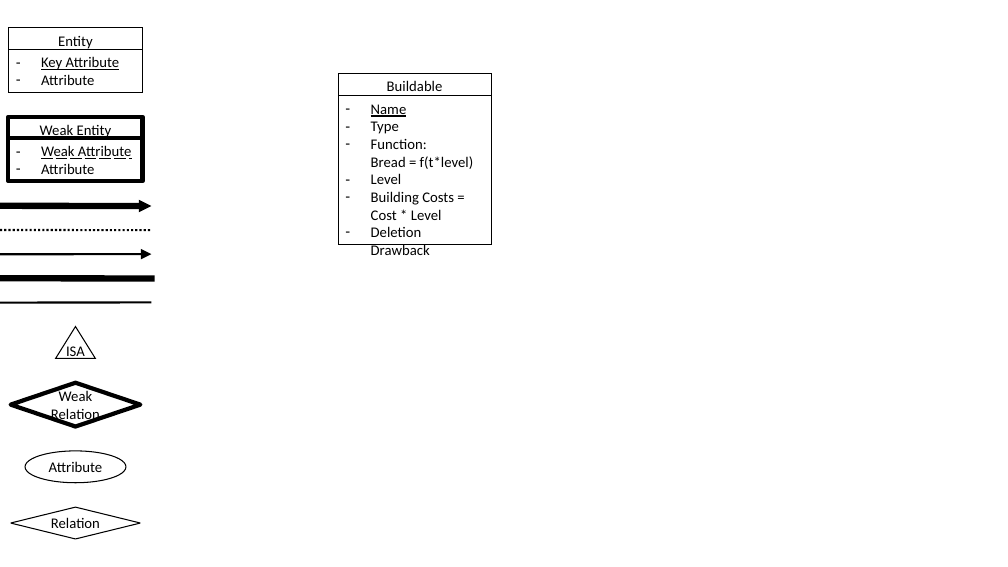
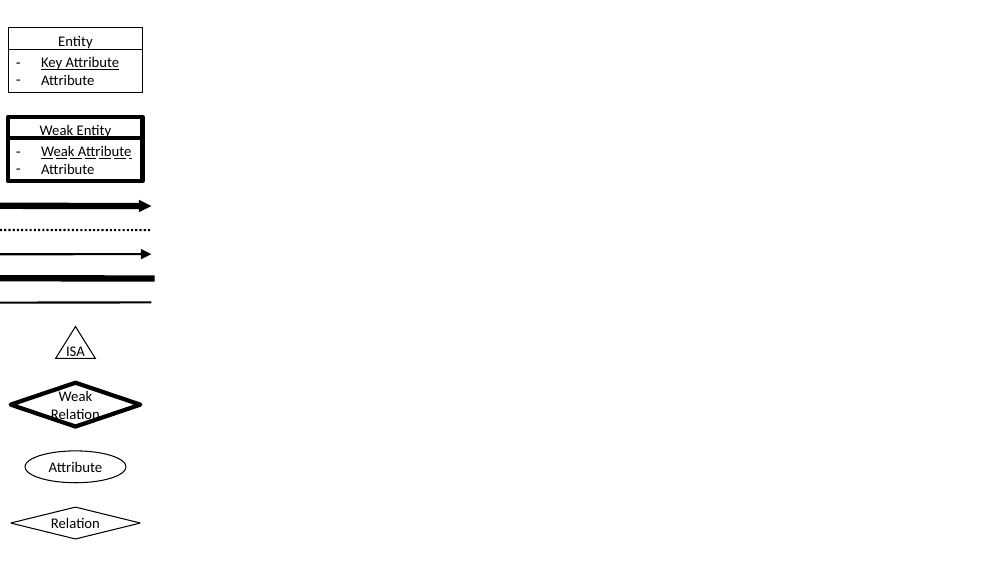
Before and after one commit to JeCheeseSmith/Clash-of-ppdb-s, a slide deck: slide 4 of documentation/Database Design.pptx. Drawn at 1008x567 pixels with LibreOffice and Linux fonts; fonts in the diff are those of the drawing; background and template pictures are left out. Boxes give left, top, right and bottom in pixels: in the first picture for what was removed or moved away, otherwise in the second. Text is boxed around its words. In the diff, an @@ line names an element or a change of style, - is before the commit and + after.

```diff
--- a/documentation/Database Design.pptx
+++ b/documentation/Database Design.pptx
@@ rectangle removed at [338, 73, 492, 98] @@
-Buildable
@@ rectangle removed at [338, 96, 492, 245] @@
-– Name
-– Type
-– Function:
-  Bread = f(t*level)
-– Level
-– Building Costs = Cost * Level
-– Deletion Drawback
```
Also in this commit, not shown: 3 other slides changed.
